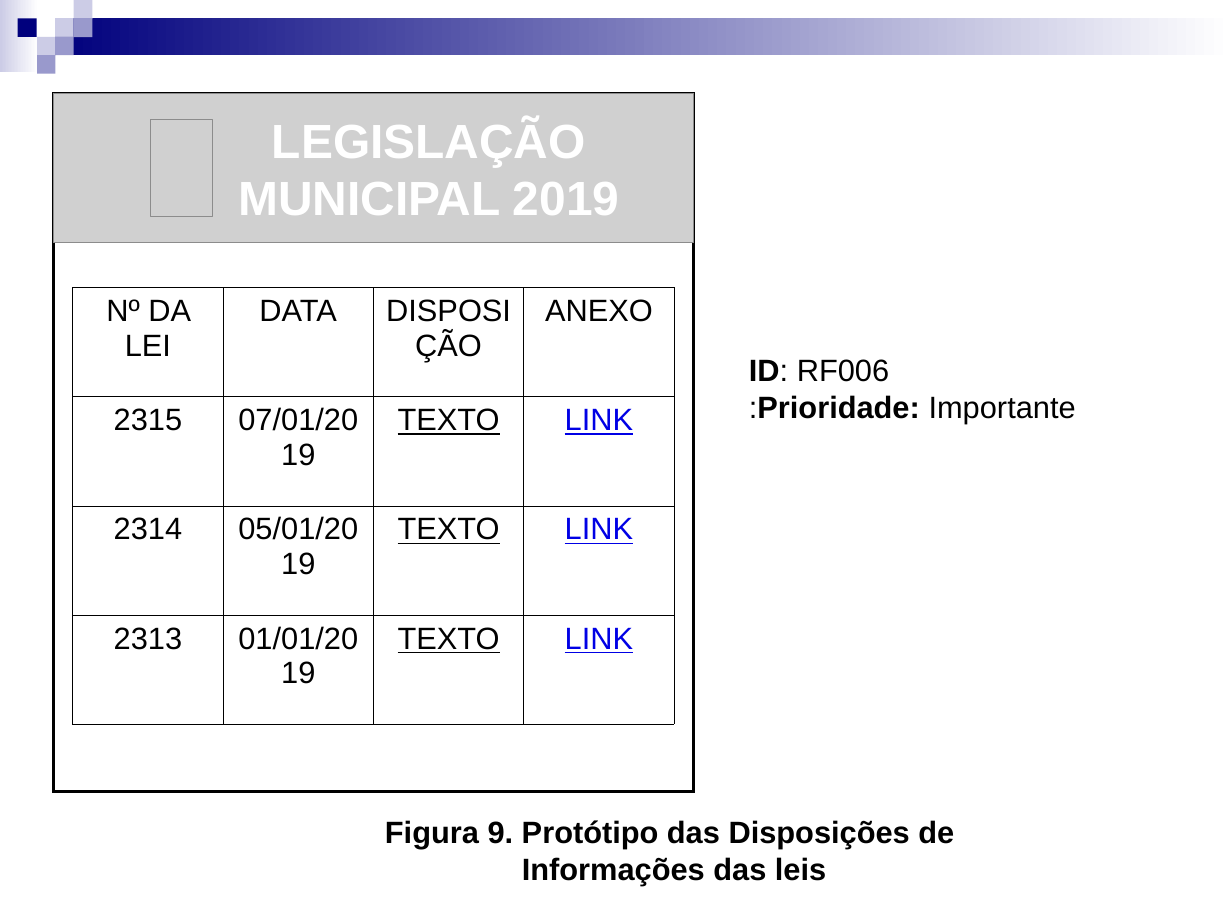
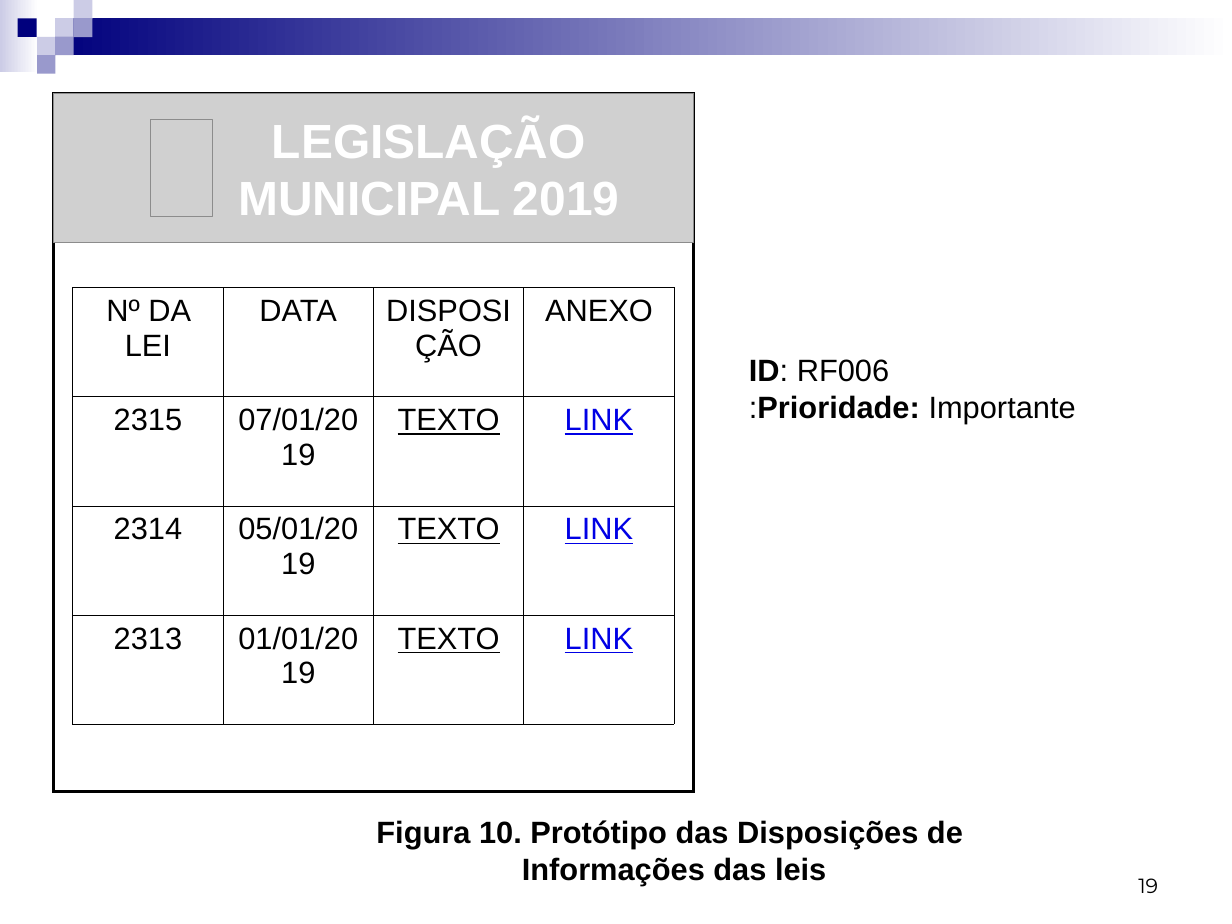
Before and after one commit to Gabrielfgrd/CamaraRB, a slide deck: slide 19 of Documentos/Documentos das aulas/Apresentação para o dia 10.ppt (slide 18 before the commit). Drawn at 1232x924 pixels with LibreOffice and Linux fonts; fonts in the diff are those of the drawing; grey boxes stand for pictures. Boxes give left, top, right and bottom in pixels: in the first picture for what was removed or moved away, otherwise in the second. Text is boxed around its words. In the diff, an @@ line names an element or a change of style, - is before the commit and + after.

```diff
--- a/Documentos/Documentos das aulas/Apresentação para o dia 10.ppt
+++ b/Documentos/Documentos das aulas/Apresentação para o dia 10.ppt
@@ text "Figura 10. Protótipo das Disposições ...": place and size @@
-text "Figura 10. Protótipo das Disposições ..." at <box>385,820,954,886</box>
+text "Figura 10. Protótipo das Disposições ..." at <box>376,820,963,886</box>
@@ text at <box>376,820,963,849</box>: text changed @@
-Figura 9. Protótipo das Disposições de
+Figura 10. Protótipo das Disposições de
@@ page number added at <box>1138,878,1158,893</box>, 12 pt, text #000000 @@
+19
```
Also in this commit, not shown: 18 other slides changed, 3 slides added, 23 other files.
